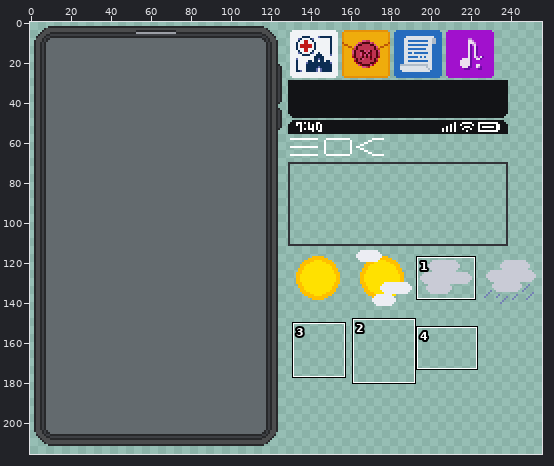
Pixel-art file -- 3학년 1학기 1인 개발 프로젝트/PhoneUI/PhoneUI_Sheet.aseprite. Above: a wide view before the commit, with the close-up outlined.
Close-up. Before the edit:
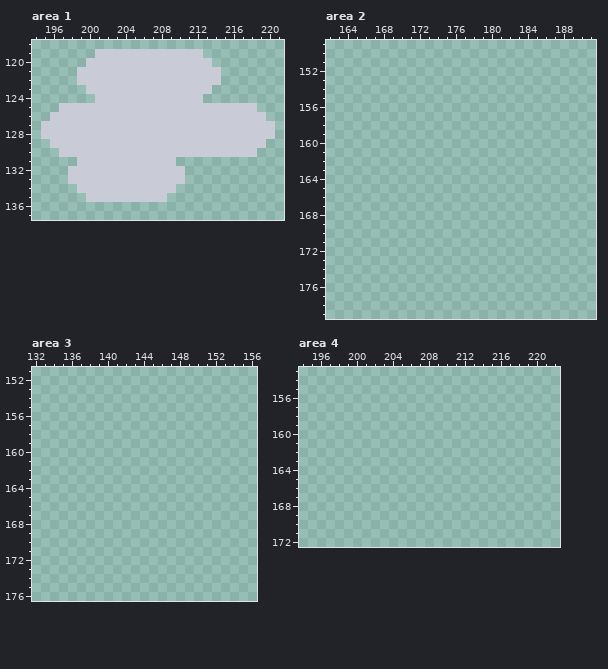
256x256 pixels, 1 frame. Colours within 5 levels of each other are drawn and written as one. Shown: area 1: x 194..221, y 118..137; area 2: x 162..191, y 149..179; area 3: x 132..156, y 151..176; area 4: x 194..222, y 153..172. The wide view leaves out empty margins. The commit also changed other parts of the picture, which this record leaves out.
The result:
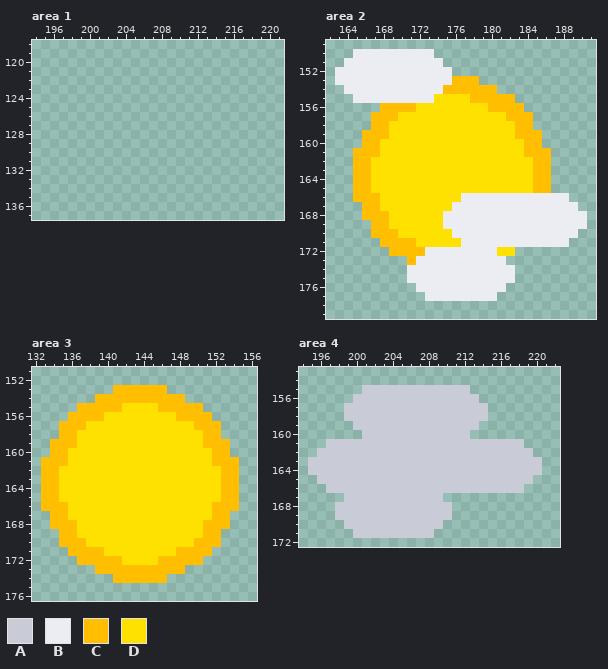
Palette (. is transparent): A #c9cbd6  B #ecedf3  C #ffbf00  D #ffe100
From old to new:
--- area 1, layer "Layer 2"
@@ x 194..221 @@
 118 ............................
-119 .......AAAAAAAAAAAA.........
-120 ......AAAAAAAAAAAAAA........
-121 .....AAAAAAAAAAAAAAAA.......
-122 .....AAAAAAAAAAAAAAAA.......
-123 ......AAAAAAAAAAAAAA........
-124 .......AAAAAAAAAAAA.........
-125 ...AAAAAAAAAAAAAAAAAAAAAA...
-126 ..AAAAAAAAAAAAAAAAAAAAAAAA..
-127 .AAAAAAAAAAAAAAAAAAAAAAAAAA.
-128 .AAAAAAAAAAAAAAAAAAAAAAAAAA.
-129 ..AAAAAAAAAAAAAAAAAAAAAAAA..
-130 ...AAAAAAAAAAAAAAAAAAAAAA...
-131 .....AAAAAAAAAAA............
-132 ....AAAAAAAAAAAAA...........
-133 ....AAAAAAAAAAAAA...........
-134 .....AAAAAAAAAAA............
-135 ......AAAAAAAAA.............
+119 ............................
+120 ............................
+121 ............................
+122 ............................
+123 ............................
+124 ............................
+125 ............................
+126 ............................
+127 ............................
+128 ............................
+129 ............................
+130 ............................
+131 ............................
+132 ............................
+133 ............................
+134 ............................
+135 ............................
 136 ............................
--- area 2, layer "Layer 2"
@@ x 162..191 @@
 149 ..............................
-150 ..............................
-151 ..............................
-152 ..............................
-153 ..............................
-154 ..............................
-155 ..............................
-156 ..............................
-157 ..............................
-158 ..............................
-159 ..............................
-160 ..............................
-161 ..............................
-162 ..............................
-163 ..............................
-164 ..............................
-165 ..............................
-166 ..............................
-167 ..............................
-168 ..............................
-169 ..............................
-170 ..............................
-171 ..............................
-172 ..............................
-173 ..............................
-174 ..............................
-175 ..............................
-176 ..............................
-177 ..............................
+150 ...BBBBBBBBB..................
+151 ..BBBBBBBBBBB.................
+152 .BBBBBBBBBBBBB................
+153 .BBBBBBBBBBBBBCCC.............
+154 ..BBBBBBBBBBBCCCCCC...........
+155 ...BBBBBBBBBDDDDCCCCC.........
+156 ......CCCCDDDDDDDDCCCC........
+157 .....CCCDDDDDDDDDDDDCCC.......
+158 .....CCDDDDDDDDDDDDDDCC.......
+159 ....CCCDDDDDDDDDDDDDDCCC......
+160 ....CCDDDDDDDDDDDDDDDDCC......
+161 ...CCCDDDDDDDDDDDDDDDDCCC.....
+162 ...CCDDDDDDDDDDDDDDDDDDCC.....
+163 ...CCDDDDDDDDDDDDDDDDDDCC.....
+164 ...CCDDDDDDDDDDDDDDDDDDCC.....
+165 ...CCDDDDDDDDDDDDDDDDDDCC.....
+166 ...CCCDDDDDDDDDBBBBBBBBBBBB...
+167 ....CCDDDDDDDDBBBBBBBBBBBBBB..
+168 ....CCCDDDDDDBBBBBBBBBBBBBBBB.
+169 .....CCDDDDDDBBBBBBBBBBBBBBBB.
+170 .....CCCDDDDDDBBBBBBBBBBBBBB..
+171 ......CCCCDDDDDBBBBBBBBBBBB...
+172 .......CCCCBBBBBBBBDD.........
+173 .........CBBBBBBBBBB..........
+174 .........BBBBBBBBBBBB.........
+175 .........BBBBBBBBBBBB.........
+176 ..........BBBBBBBBBB..........
+177 ...........BBBBBBBB...........
 178 ..............................
--- area 3, layer "Layer 2"
@@ x 132..156 @@
 152 .........................
-153 .........................
-154 .........................
-155 .........................
-156 .........................
-157 .........................
-158 .........................
-159 .........................
-160 .........................
-161 .........................
-162 .........................
-163 .........................
-164 .........................
-165 .........................
-166 .........................
-167 .........................
-168 .........................
-169 .........................
-170 .........................
-171 .........................
-172 .........................
-173 .........................
-174 .........................
+153 .........CCCCCC..........
+154 .......CCCCCCCCCC........
+155 .....CCCCCDDDDCCCCC......
+156 ....CCCCDDDDDDDDCCCC.....
+157 ...CCCDDDDDDDDDDDDCCC....
+158 ...CCDDDDDDDDDDDDDDCC....
+159 ..CCCDDDDDDDDDDDDDDCCC...
+160 ..CCDDDDDDDDDDDDDDDDCC...
+161 .CCCDDDDDDDDDDDDDDDDCCC..
+162 .CCDDDDDDDDDDDDDDDDDDCC..
+163 .CCDDDDDDDDDDDDDDDDDDCC..
+164 .CCDDDDDDDDDDDDDDDDDDCC..
+165 .CCDDDDDDDDDDDDDDDDDDCC..
+166 .CCCDDDDDDDDDDDDDDDDCCC..
+167 ..CCDDDDDDDDDDDDDDDDCC...
+168 ..CCCDDDDDDDDDDDDDDCCC...
+169 ...CCDDDDDDDDDDDDDDCC....
+170 ...CCCDDDDDDDDDDDDCCC....
+171 ....CCCCDDDDDDDDCCCC.....
+172 .....CCCCCDDDDCCCCC......
+173 .......CCCCCCCCCC........
+174 .........CCCCCC..........
 175 .........................
--- area 4, layer "Layer 2"
@@ x 194..222 @@
 154 .............................
-155 .............................
-156 .............................
-157 .............................
-158 .............................
-159 .............................
-160 .............................
-161 .............................
-162 .............................
-163 .............................
-164 .............................
-165 .............................
-166 .............................
-167 .............................
-168 .............................
-169 .............................
-170 .............................
-171 .............................
+155 .......AAAAAAAAAAAA..........
+156 ......AAAAAAAAAAAAAA.........
+157 .....AAAAAAAAAAAAAAAA........
+158 .....AAAAAAAAAAAAAAAA........
+159 ......AAAAAAAAAAAAAA.........
+160 .......AAAAAAAAAAAA..........
+161 ...AAAAAAAAAAAAAAAAAAAAAA....
+162 ..AAAAAAAAAAAAAAAAAAAAAAAA...
+163 .AAAAAAAAAAAAAAAAAAAAAAAAAA..
+164 .AAAAAAAAAAAAAAAAAAAAAAAAAA..
+165 ..AAAAAAAAAAAAAAAAAAAAAAAA...
+166 ...AAAAAAAAAAAAAAAAAAAAAA....
+167 .....AAAAAAAAAAA.............
+168 ....AAAAAAAAAAAAA............
+169 ....AAAAAAAAAAAAA............
+170 .....AAAAAAAAAAA.............
+171 ......AAAAAAAAA..............
 172 .............................
